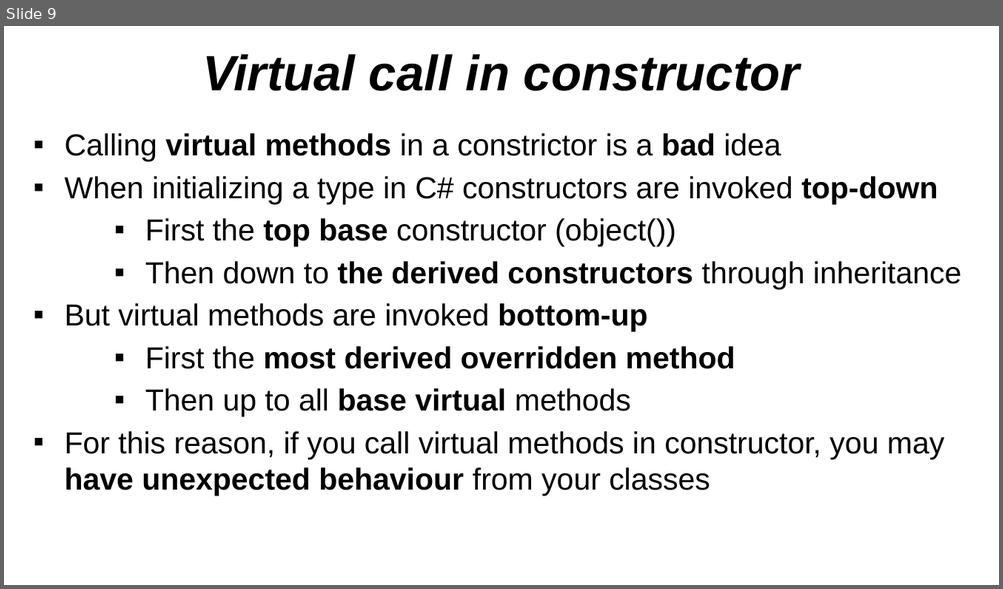
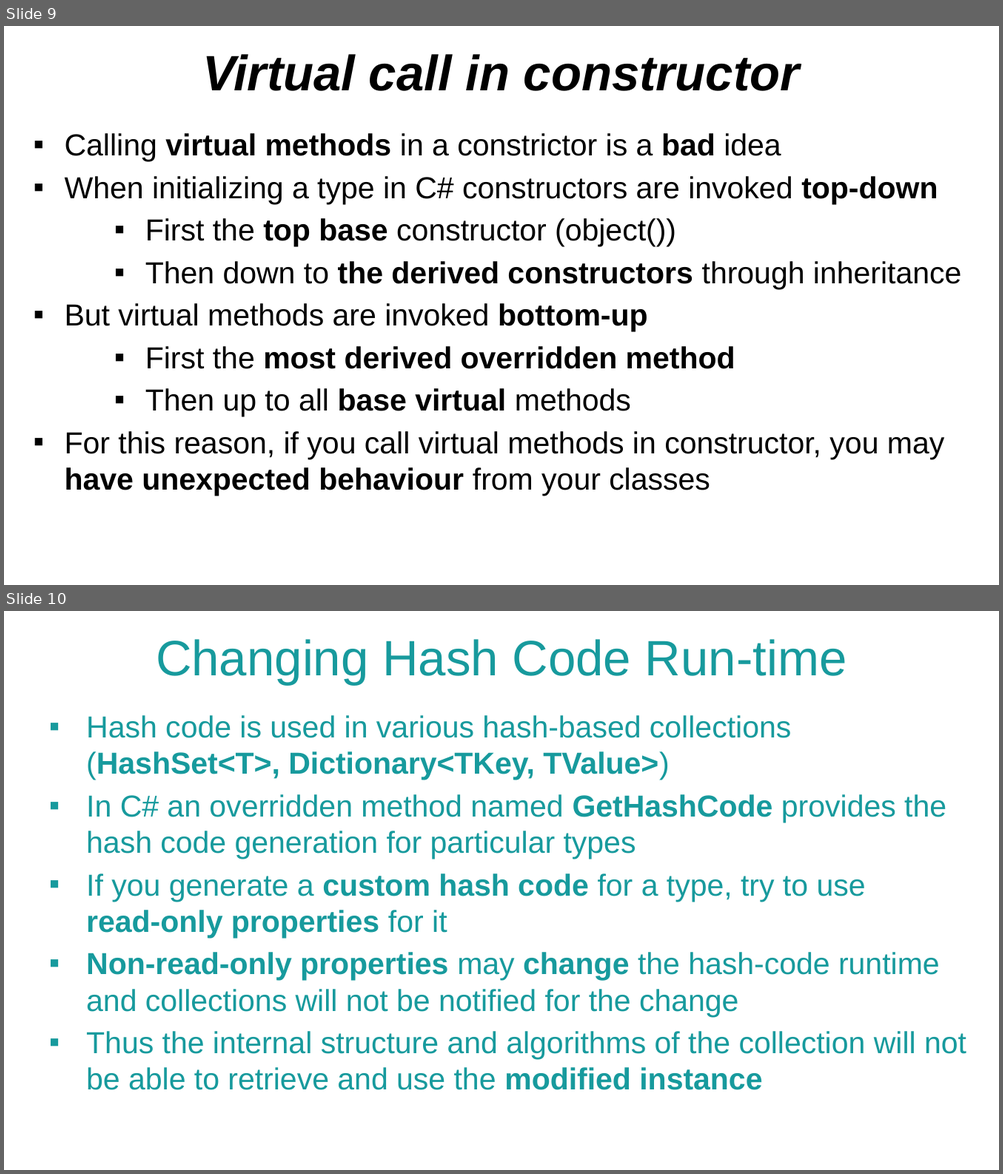
Before and after one commit to NaskoIT/CSharp-In-Depth, a slide deck: C# Tips and Tricks.pptx. Shown one above the other, each under a label of ours: slide 9 before the commit, slides 9 and 10 after it. The pictures are 1003x589 and 1003x1174 pixels, drawn with LibreOffice and Linux fonts; fonts in the diff are those of the drawing; background and template pictures are left out. Boxes give left, top, right and bottom in pixels: in the first picture for what was removed or moved away, otherwise in the second. Text is boxed around its words. In the diff, an @@ line names an element or a change of style, - is before the commit and + after.

Commit message:
Change hash code runtime

```diff
--- a/C# Tips and Tricks.pptx
+++ b/C# Tips and Tricks.pptx
@@ slide 10 added at (4, 611, 999, 1170), background picture (left out) @@
@@ text added at (156, 639, 846, 685), 36 pt, text #179A9D @@
+Changing Hash Code Run-time
@@ text added at (86, 715, 966, 1091), 22 pt, text #179A9D @@
+▪ Hash code is used in various hash-based collections (HashSet<T>, Dictionary<TKey, TValue>)
+▪ In C# an overridden method named GetHashCode provides the hash code generation for particular types
+▪ If you generate a custom hash code for a type, try to use read-only properties for it
+▪ Non-read-only properties may change the hash-code runtime and collections will not be notified for the change
+▪ Thus the internal structure and algorithms of the collection will not be able to retrieve and use the modified instance
```
Also in this commit, not shown: 1 slide changed, 1 other file.
